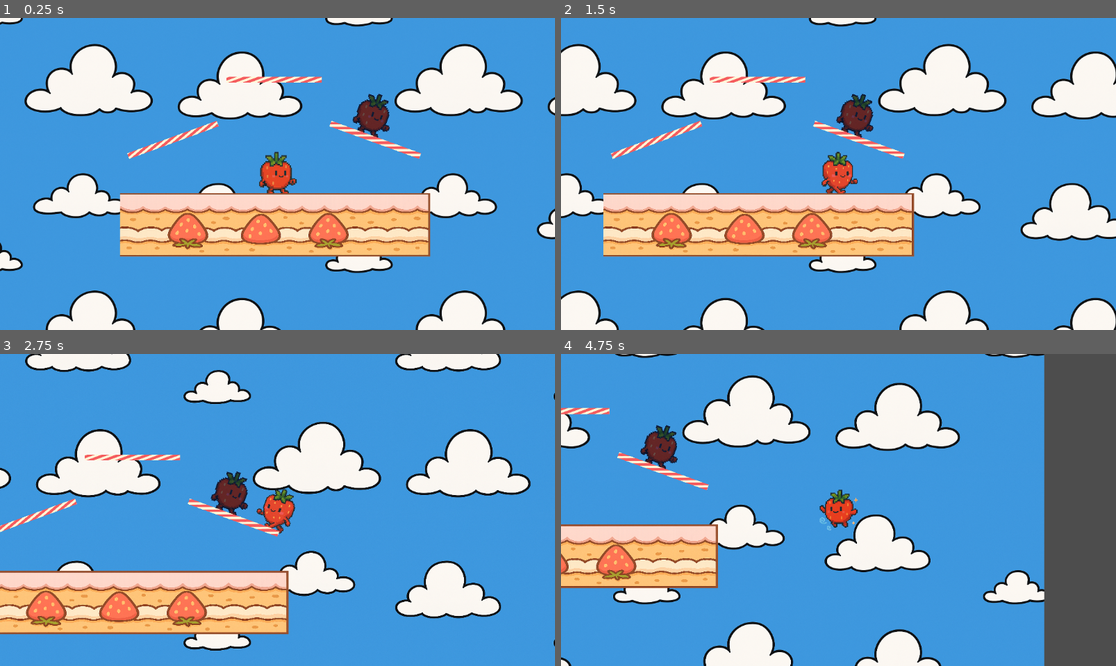
Above: before the commit, frames 1-4 (two rows, left to right).
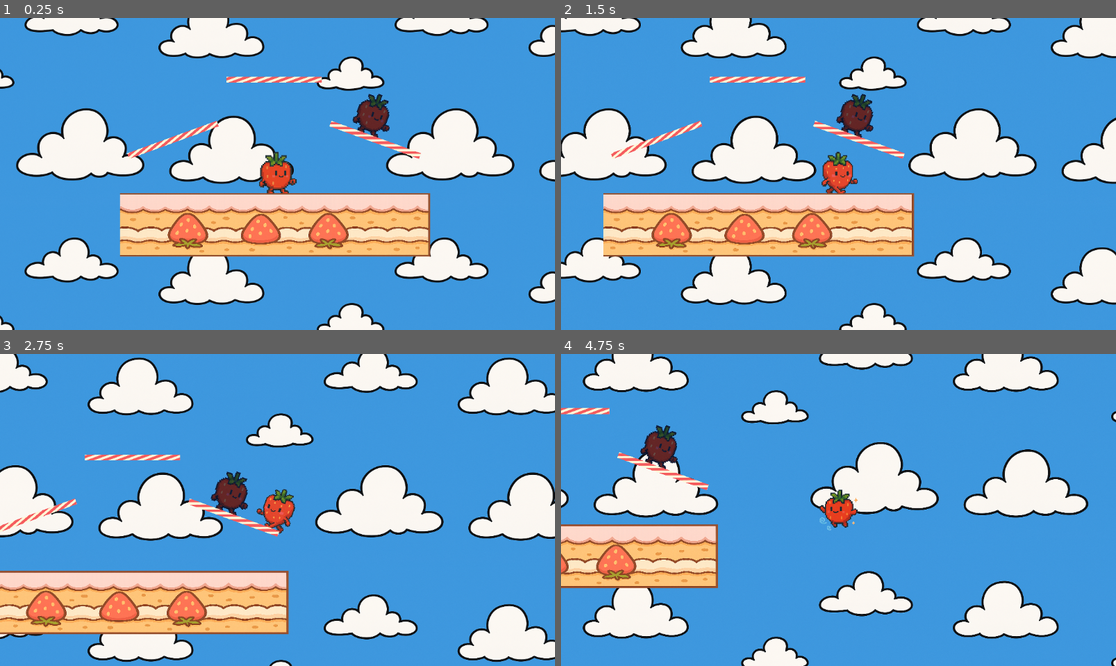
Above: after the commit, the same moments.

Repository: ktarrant/shortcake
Game: Godot game, scene res://scenes/main/Main.tscn
Same seed, same stepped clock (60 frames per second), same inputs: the game is played once before the commit and once after it.
Inputs:
- Up to frame 1 (0.25 s): no input
- Up to frame 2 (1.5 s): tap Enter at 0.5 s; hold Right (move_right) from 0.53 s (still down); tap D (attack) at 0.6 s; tap Up (jump) at 0.77 s; tap S (shield) at 1.35 s
- Up to frame 3 (2.75 s): tap Up (jump) at 1.52 s; release Right (move_right) at 2.03 s; hold Left (move_left) from 2.03 s (still down); tap D (attack) at 2.1 s
- Up to frame 4 (4.75 s): release Left (move_left) at 2.78 s; hold Right (move_right) 2.78-4.28 s; tap S (shield) at 2.85, 4.35 s; tap Up (jump) at 3.02, 3.77, 4.52 s; tap D (attack) at 3.6 s; hold Left (move_left) from 4.28 s (still down)

The runs differ from the first frame. In frame 1, 36% of the frame differs, in the area x 0-100%, y 0-100%; in frame 2, 41%; in frame 3, 37%; in frame 4, 43%.

Commit message:
fix parallax scaling

Diff:
--- a/scenes/main/Main.tscn
+++ b/scenes/main/Main.tscn
@@ -114,6 +114,7 @@
 [node name="Parallax2D" type="ParallaxBackground" parent="."]
 
 [node name="ParallaxLayer" type="ParallaxLayer" parent="Parallax2D"]
+motion_scale = Vector2(0.5, 0.5)
 
 [node name="Sprite2D" type="Sprite2D" parent="Parallax2D/ParallaxLayer"]
 z_index = -2
@@ -122,6 +123,6 @@
 texture = ExtResource("5_dc040")
 offset = Vector2(0, -400)
 region_enabled = true
-region_rect = Rect2(0, 0, 4000, 3300)
+region_rect = Rect2(0, 0, 6000, 6000)
 
 [connection signal="body_entered" from="DeathZone" to="." method="_on_DeathZone_body_entered"]
